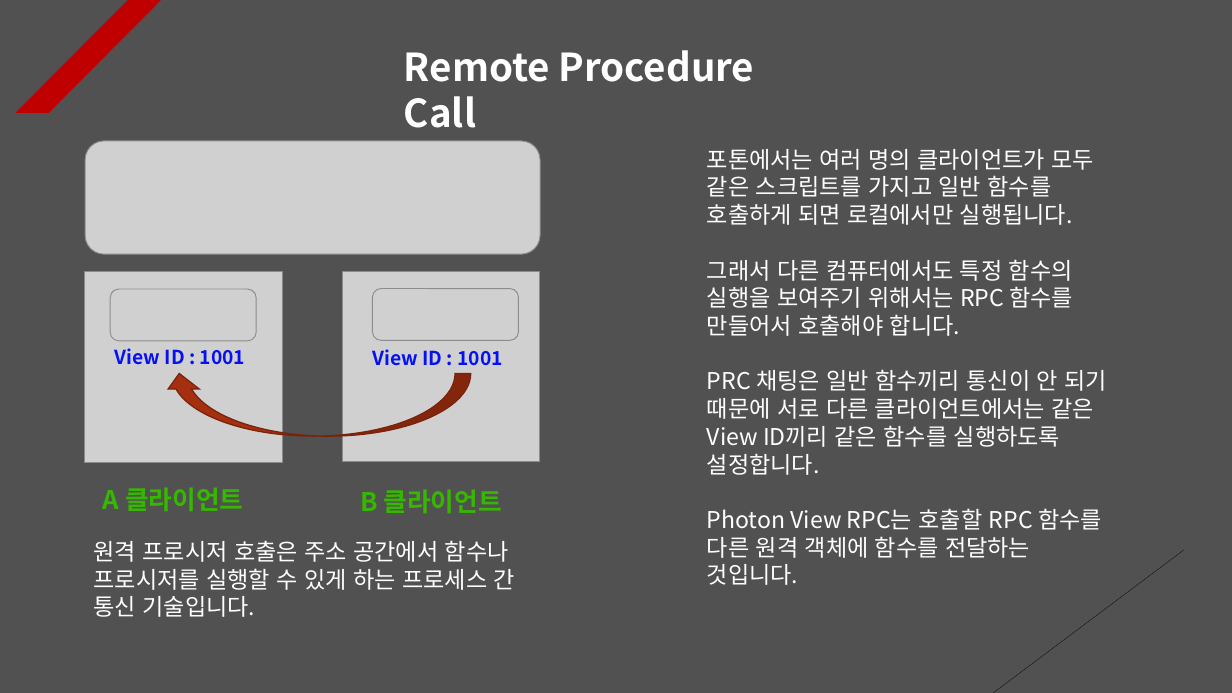
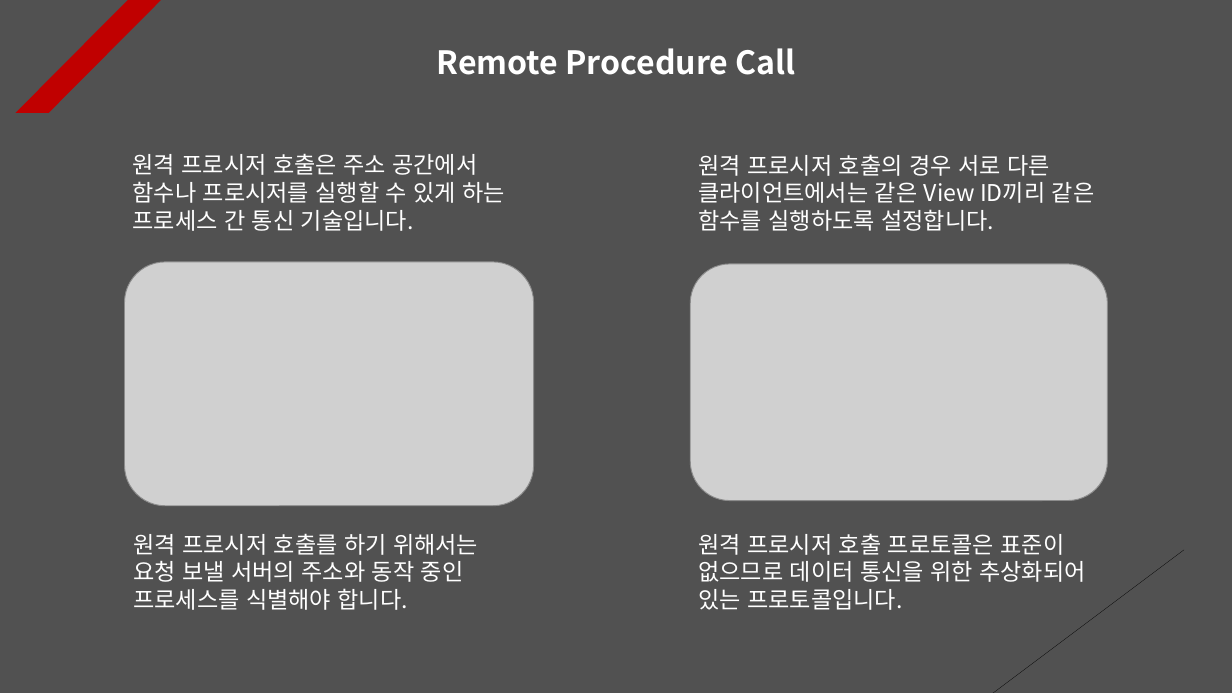
Before and after one commit to Unity2033/3D-UnityEngine, a slide deck: slide 4 of Assets/Class/Photon Server/PPT Data/Photon RPC.pptx (slide 2 before the commit). Drawn at 1232x693 pixels with LibreOffice and Linux fonts; fonts in the diff are those of the drawing; grey boxes stand for pictures. Boxes give left, top, right and bottom in pixels: in the first picture for what was removed or moved away, otherwise in the second. Text is boxed around its words. In the diff, an @@ line names an element or a change of style, - is before the commit and + after.

Commit message:
Photon Tutorial Renewal
- Delete resource data

- Photon PPT Data Update

```diff
--- a/Assets/Class/Photon Server/PPT Data/Photon RPC.pptx
+++ b/Assets/Class/Photon Server/PPT Data/Photon RPC.pptx
@@ text "Remote Procedure Call" at bbox=[437, 48, 796, 75]: size 30 to 25 pt; alignment left to centre @@
@@ picture removed at bbox=[85, 141, 540, 255] @@
@@ text "원격 프로시저 호출은 주소 공간에서 ..." rewrapped from bbox=[94, 540, 515, 617] to bbox=[133, 154, 506, 231] @@
@@ text at bbox=[698, 155, 1095, 231]: text changed @@
-포톤에서는 여러 명의 클라이언트가 모두 같은 스크립트를 가지고 일반 함수를 호출하게 되면 로컬에서만 실행됩니다.
-그래서 다른 컴퓨터에서도 특정 함수의 실행을 보여주기 위해서는 RPC 함수를 만들어서 호출해야 합니다.
-PRC 채팅은 일반 함수끼리 통신이 안 되기 때문에 서로 다른 클라이언트에서는 같은 View ID끼리 같은 함수를 실행하도록 설정합니다.
-Photon View RPC는 호출할 RPC 함수를 다른 원격 객체에 함수를 전달하는 것입니다.
+원격 프로시저 호출의 경우 서로 다른 클라이언트에서는 같은 View ID끼리 같은 함수를 실행하도록 설정합니다.
@@ picture added at bbox=[125, 262, 534, 506] @@
@@ picture added at bbox=[690, 264, 1108, 501] @@
@@ picture removed at bbox=[85, 272, 283, 462] @@
@@ picture removed at bbox=[110, 289, 256, 341] @@
@@ picture removed at bbox=[342, 272, 540, 462] @@
@@ picture removed at bbox=[372, 288, 518, 340] @@
@@ text removed at bbox=[115, 348, 245, 365] @@
-View ID : 1001
@@ text removed at bbox=[372, 349, 502, 366] @@
-View ID : 1001
@@ curved up arrow removed at bbox=[164, 373, 470, 436] @@
@@ text removed at bbox=[103, 487, 243, 511] @@
-A 클라이언트
@@ text removed at bbox=[360, 489, 502, 513] @@
-B 클라이언트
@@ text added at bbox=[133, 534, 478, 610], 18 pt, text #FFFFFF @@
+원격 프로시저 호출를 하기 위해서는 요청 보낼 서버의 주소와 동작 중인 프로세스를 식별해야 합니다.
@@ text added at bbox=[698, 534, 1085, 610], 18 pt, text #FFFFFF @@
+원격 프로시저 호출 프로토콜은 표준이 없으므로 데이터 통신을 위한 추상화되어 있는 프로토콜입니다.
```
Also in this commit, not shown: 6 other slides changed, 3 slides added, 5 slides removed, 23 other files.
